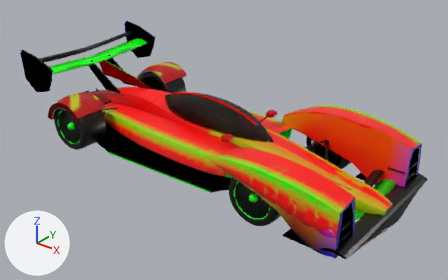
Renders of the glTF model assets/vehicles/stratos/stratos.glb from each side of a commit.
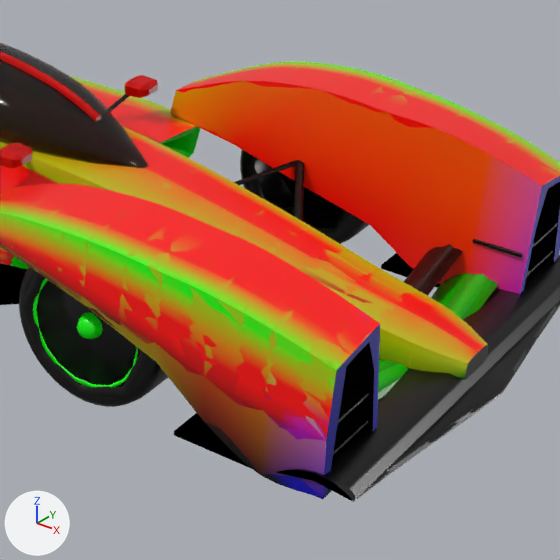
Each version appears first whole from a 50 mm camera at (5.0, -5.79, 3.92) aimed at (0.38, -0.02, 0.35), and next in a close-up on the part from 50% to 93% of the width and 30% to 100% of the height. Arrows for +X, +Y and +Z are at lower left; the lights stay in place. The last two pictures show the newer version. Where no turn or scale is listed for an object, it has been applied to the vertices. Vertices at exactly the same position are counted once.
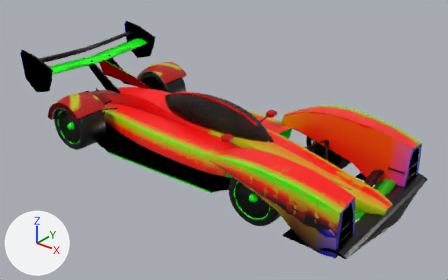
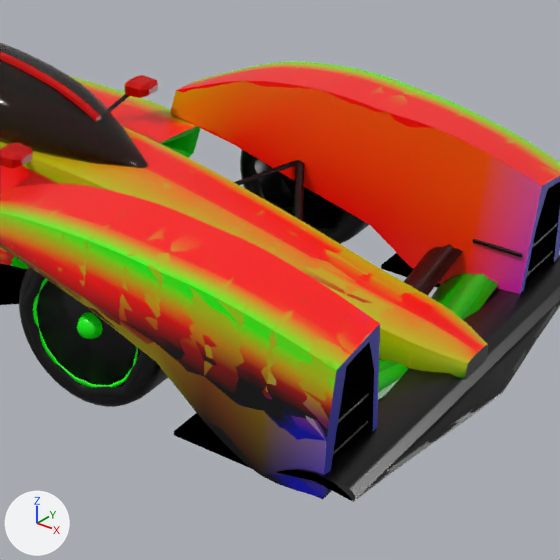
Where the change shows, as pixel boxes [x1, y1, x2, y2] in the close-ups (560 x 560 px):
part 1 of me_mesh_0, recoloured
    both: [76, 282, 332, 410]
part 2 of me_mesh_0, recoloured
    both: [76, 291, 331, 419]
part 3 of me_mesh_0, recoloured
    both: [154, 334, 330, 439]
part 4 of me_mesh_0, recoloured
    both: [91, 303, 288, 429]
part 5 of me_mesh_0, recoloured
    both: [78, 282, 333, 402]
part 6 of me_mesh_6, recoloured
    both: [76, 283, 331, 498]
part 7 of me_mesh_12, recoloured
    both: [82, 286, 326, 498]

The change in detail:
me_mesh_0 has 16202 vertices, 32184 faces and spans x 0.0..5.36, y -2.18..0.0, z 0.39..1.6.
me_mesh_0 is used by ob_mesh_0; location (-2.5, 1.09, -0.34).
me_mesh_0 part 1: 114 faces centred in x 4.0..5.13, y -2.17..-0.01, z 0.8..0.97 are repainted in the vertex colours; the middle colour goes from red #ff0000 to red #c40000.
me_mesh_0 part 2: 118 faces centred in x 4.02..5.13, y -2.17..-0.01, z 0.75..0.9 are repainted in the vertex colours; the middle colour goes from red #f50000 to dark red #700000.
me_mesh_0 part 3: 126 faces centred in x 4.45..5.13, y -2.16..-0.02, z 0.64..0.82 are repainted in the vertex colours; the middle colour goes from red #e30000 to black #000000.
me_mesh_0 part 4: 232 faces centred in x 4.0..5.13, y -2.17..-0.01, z 0.59..0.88 are repainted in the vertex colours; the middle colour goes from dark red #7a0000 to black #260000.
me_mesh_0 part 5: 96 faces centred in x 4.0..5.13, y -2.16..-0.02, z 0.82..0.98 are repainted in the vertex colours; the middle colour goes from red #f00000 to red #d40000.
me_mesh_6 has 3930 vertices, 7656 faces and spans x 0.0..5.35, y -2.18..0.0, z 0.39..1.6.
me_mesh_6 is used by ob_mesh_6; location (-2.5, 1.09, -0.34).
me_mesh_6 part 6: 172 faces centred in x 4.02..5.1, y -2.17..-0.01, z 0.45..0.99 are repainted in the vertex colours, in many colours.
me_mesh_12 has 912 vertices, 1732 faces and spans x 0.0..5.27, y -2.18..0.0, z 0.39..1.6.
me_mesh_12 is used by ob_mesh_12; location (-2.5, 1.09, -0.34).
me_mesh_12 part 7: 64 faces centred in x 3.85..5.06, y -2.16..-0.02, z 0.41..1.02 are repainted in the vertex colours, in many colours.
